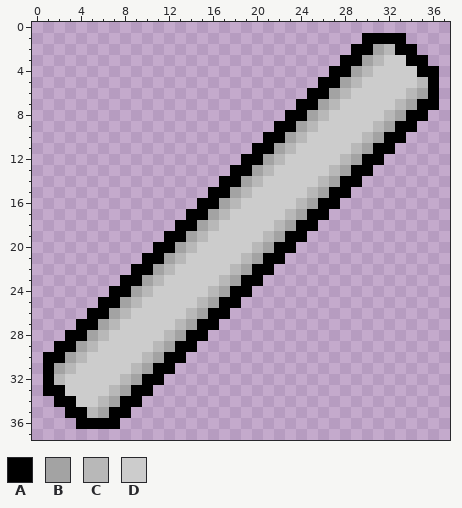
Pixel-art sprite: Assets/Resources/Sprites/Items/Iron Bar.png. That is the earlier state.
The file is 380x380 pixels, drawn in blocks of 10x10; one block is one cell here.
Palette (. is transparent): A #000000  B #a3a3a3  C #b8b8b8  D #cccccc
Pixels before, first column x 1:
 1 .............................AAAA...
 2 ............................AABCAA..
 3 ...........................AABCDDAA.
 4 ..........................AABCDDDDAA
 5 .........................AABCDDDDDCA
 6 ........................AABCDDDDDCBA
 7 .......................AABCDDDDDCBAA
 8 ......................AABCDDDDDCBAA.
 9 .....................AABCDDDDDCBAA..
10 ....................AABCDDDDDCBAA...
11 ...................AABCDDDDDCBAA....
12 ..................AABCDDDDDCBAA.....
13 .................AABCDDDDDCBAA......
14 ................AABCDDDDDCBAA.......
15 ...............AABCDDDDDCBAA........
16 ..............AABCDDDDDCBAA.........
17 .............AABCDDDDDCBAA..........
18 ............AABCDDDDDCBAA...........
19 ...........AABCDDDDDCBAA............
20 ..........AABCDDDDDCBAA.............
21 .........AABCDDDDDCBAA..............
22 ........AABCDDDDDCBAA...............
23 .......AABCDDDDDCBAA................
24 ......AABCDDDDDCBAA.................
25 .....AABCDDDDDCBAA..................
26 ....AABCDDDDDCBAA...................
27 ...AABCDDDDDCBAA....................
28 ..AABCDDDDDCBAA.....................
29 .AABCDDDDDCBAA......................
30 AABCDDDDDCBAA.......................
31 ABCDDDDDCBAA........................
32 ACDDDDDCBAA.........................
33 AADDDDCBAA..........................
34 .AADDCBAA...........................
35 ..AACBAA............................
36 ...AAAA.............................
The result:
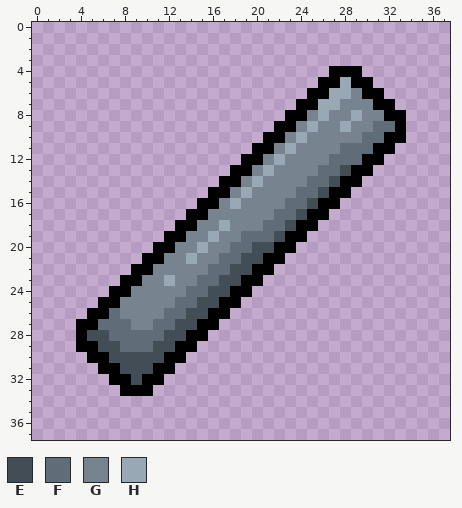
Colours new in this view: E #434d55  F #606c77  G #77838e  H #99a8b5
Commit message: New iron frame / rod models
Changes in this commit:
Changed rows in their new state; - is an unchanged pixel.
first column x 1:
 1 -----------------------------....---
 2 ----------------------------......--
 3 ---------------------------........-
 4 ----------------------------A.......
 5 ---------------------------HAA......
 6 --------------------------HHGAA.....
 7 -------------------------HHGGGAA....
 8 ------------------------GHGGHGGAA..-
 9 -----------------------GHGGHGGFF-.--
10 ----------------------GHGGGGGFF-----
11 ---------------------GHGGGGFFF------
12 --------------------GHGGGGFFF-------
13 -------------------GHGGGGFFE--------
14 ------------------GHGGGGFFE---------
15 -----------------GHGGGGFFE----------
16 ----------------GHGGGGFFE-----------
17 ---------------GGGGGGFFE------------
18 --------------GGHGGGFFE-------------
19 -------------GGHGGFFFE--------------
20 ------------GGHGGFFEE---------------
21 -----------GGHGGFFEE----------------
22 ----------GGGGGFFEE-----------------
23 ---------GGHGGFFEE------------------
24 --------GGGGGFFEE-------------------
25 -------GGGGGFFEE--------------------
26 ------FGGGGFFEE---------------------
27 -----FFFGGFFEE----------------------
28 --.-EEFFFFFEE-----------------------
29 -..AAEEFFFEE------------------------
30 ....AAEEEEE-------------------------
31 .....AAEEE--------------------------
32 ......AAE---------------------------
33 .......A----------------------------
34 -........---------------------------
35 --......----------------------------
36 ---....-----------------------------
Where, in picture pixels (left, top, right, bottom), the same in both pictures:
changed: (43, 33, 439, 429)
